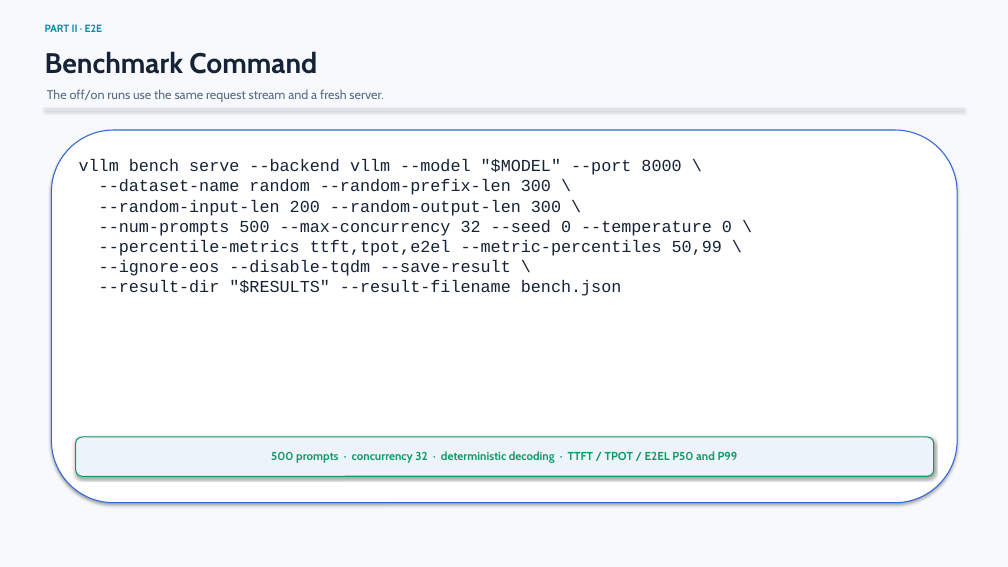
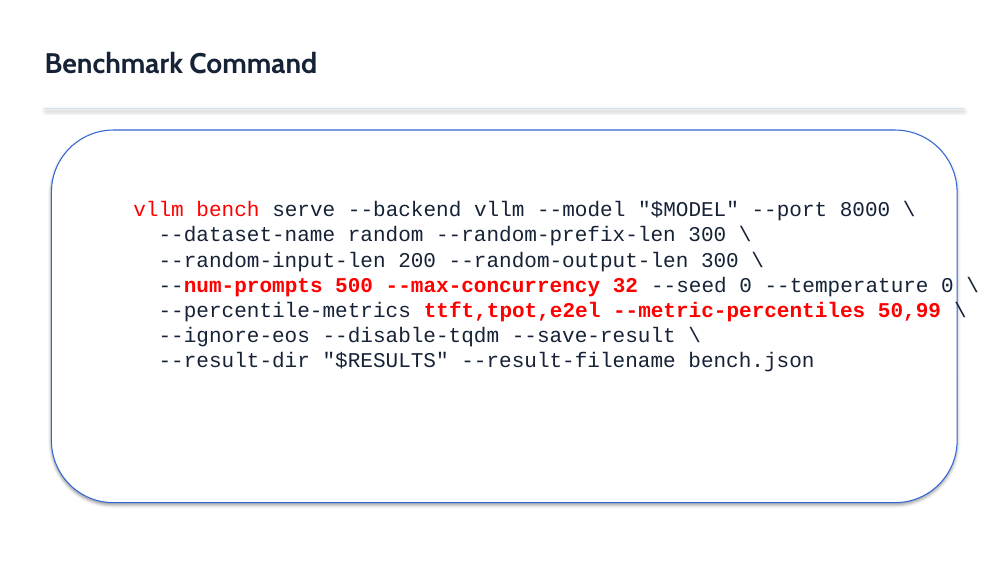
Before and after one commit to DOCCA0/vllm, a slide deck: slide 11 of benchmarks/eplb_rebalance/presentation/eplb_migration_batching.pptx (slide 10 before the commit). Drawn at 1008x567 pixels with LibreOffice and Linux fonts; fonts in the diff are those of the drawing. Boxes give left, top, right and bottom in pixels: in the first picture for what was removed or moved away, otherwise in the second. Text is boxed around its words. In the diff, an @@ line names an element or a change of style, - is before the commit and + after.

```diff
--- a/benchmarks/eplb_rebalance/presentation/eplb_migration_batching.pptx
+++ b/benchmarks/eplb_rebalance/presentation/eplb_migration_batching.pptx
@@ rectangle removed at (0, 0, 1008, 567) @@
@@ text removed at (45, 24, 102, 32) @@
-PART II · E2E
@@ text removed at (47, 89, 383, 102) @@
-The off/on runs use the same request stream and a fresh server.
@@ text "vllm bench serve --backend vllm ...": place and size @@
-text "vllm bench serve --backend vllm ..." at (79, 159, 732, 296)
+text "vllm bench serve --backend vllm ..." at (133, 201, 865, 372)
@@ text "vllm bench serve --backend vllm ..." at (133, 201, 865, 372): size 16 to 20 pt; text colour #162236 to #FF0000 in "vllm bench --num-prompts 500 --max-concurrency 32 ttft,tpot, ..."; bold on in "--num-prompts 500 --max-concurrency 32 ttft,tpot,e2el --metr ..." @@
@@ rounded rectangle removed at (76, 437, 934, 476) @@
@@ text removed at (271, 451, 738, 463) @@
-500 prompts · concurrency 32 · deterministic decoding · TTFT / TPOT / E2EL P50 and P99
```
Also in this commit, not shown: 9 other slides changed, 2 slides added, 1 slide removed, 1 other file.
